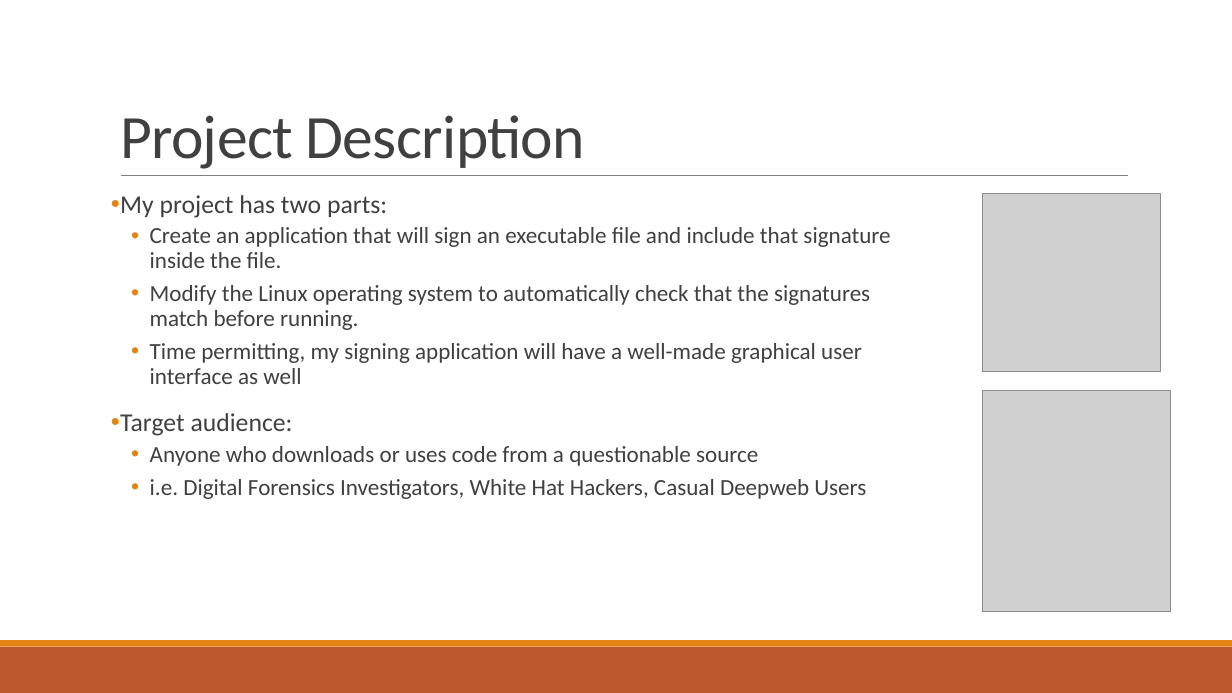
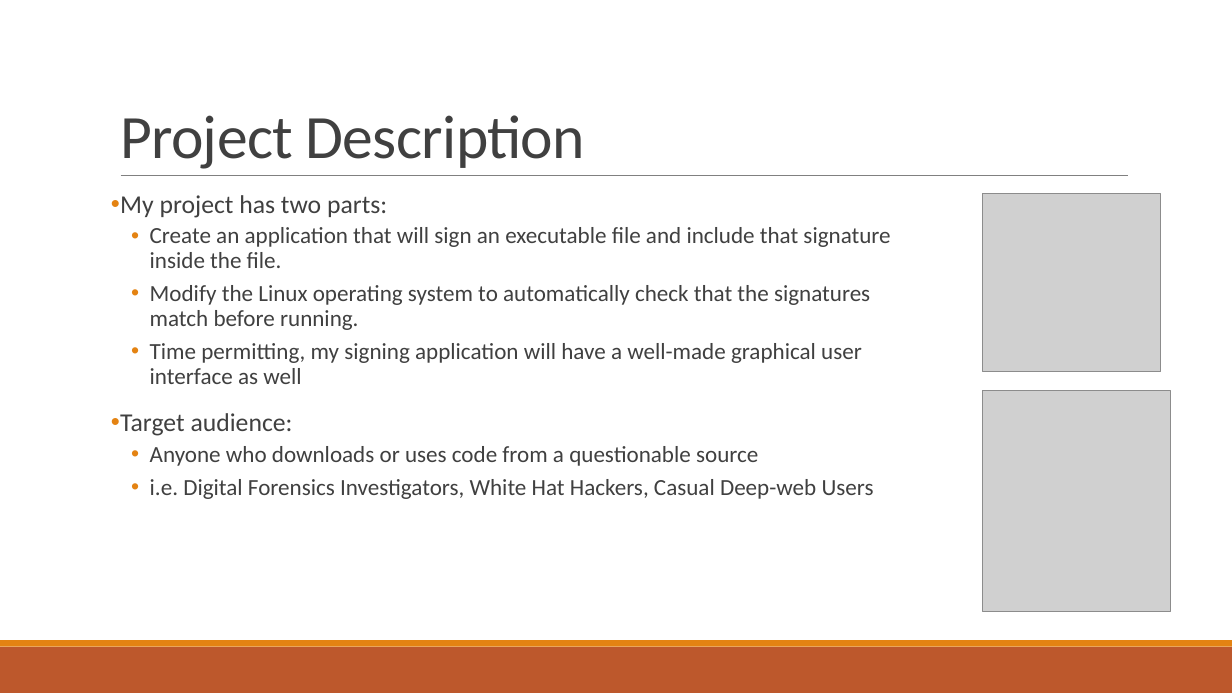
Before and after one commit to JohnHardy5/Safexec, a slide deck: slide 3 of Documents/Proposal Presentation.pptx. Drawn at 1232x693 pixels with LibreOffice and Linux fonts; fonts in the diff are those of the drawing; grey boxes stand for pictures. Boxes give left, top, right and bottom in pixels: in the first picture for what was removed or moved away, otherwise in the second. Text is boxed around its words. In the diff, an @@ line names an element or a change of style, - is before the commit and + after.

```diff
--- a/Documents/Proposal Presentation.pptx
+++ b/Documents/Proposal Presentation.pptx
@@ text at <box>150,479,874,499</box>: text changed @@
-  • i.e. Digital Forensics Investigators, White Hat Hackers, Casual Deepweb Users
+  • i.e. Digital Forensics Investigators, White Hat Hackers, Casual Deep-web Users
```
Also in this commit, not shown: 3 other files.
